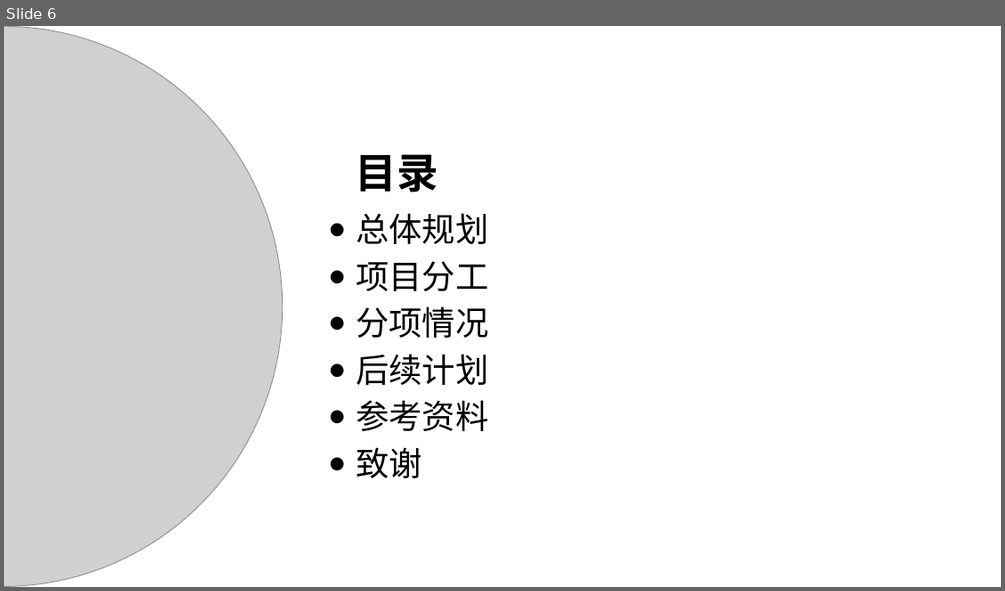
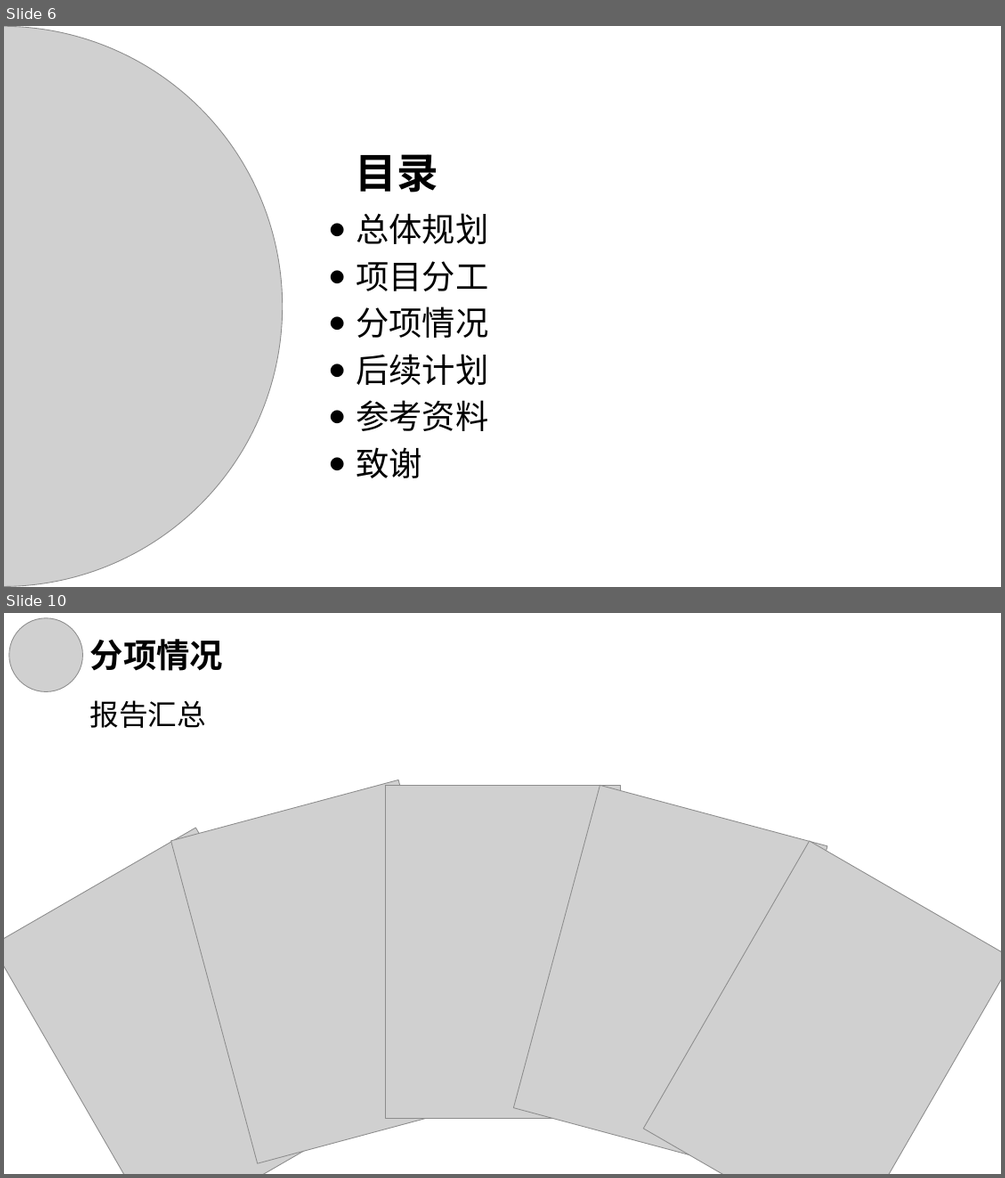
Before and after one commit to hance0601/dsp_proj, a slide deck: 开题报告.pptx. Shown one above the other, each under a label of ours: slide 6 before the commit, slides 6 and 10 after it; the slides between them are not shown. The pictures are 1005x591 and 1005x1178 pixels, drawn with LibreOffice and Linux fonts; fonts in the diff are those of the drawing; grey boxes stand for pictures. Boxes give left, top, right and bottom in pixels: in the first picture for what was removed or moved away, otherwise in the second. Text is boxed around its words. In the diff, an @@ line names an element or a change of style, - is before the commit and + after.

```diff
--- a/开题报告.pptx
+++ b/开题报告.pptx
@@ slide 10 added at <box>4,613,1001,1174</box>, background #FFFFFF @@
@@ picture added at <box>9,618,82,691</box> @@
@@ text added at <box>90,639,223,671</box>, 32 pt, text #000000, bold @@
+分项情况
@@ text added at <box>90,700,207,728</box>, 28 pt, text #000000 @@
+报告汇总
@@ picture added at <box>171,779,485,1164</box> @@
@@ picture added at <box>386,785,621,1119</box> @@
@@ picture added at <box>514,785,827,1168</box> @@
@@ picture added at <box>4,827,363,1174</box> @@
@@ picture added at <box>643,841,1001,1174</box> @@
```
Also in this commit, not shown: 3 slides changed, 11 other slides added, 3 other files.
